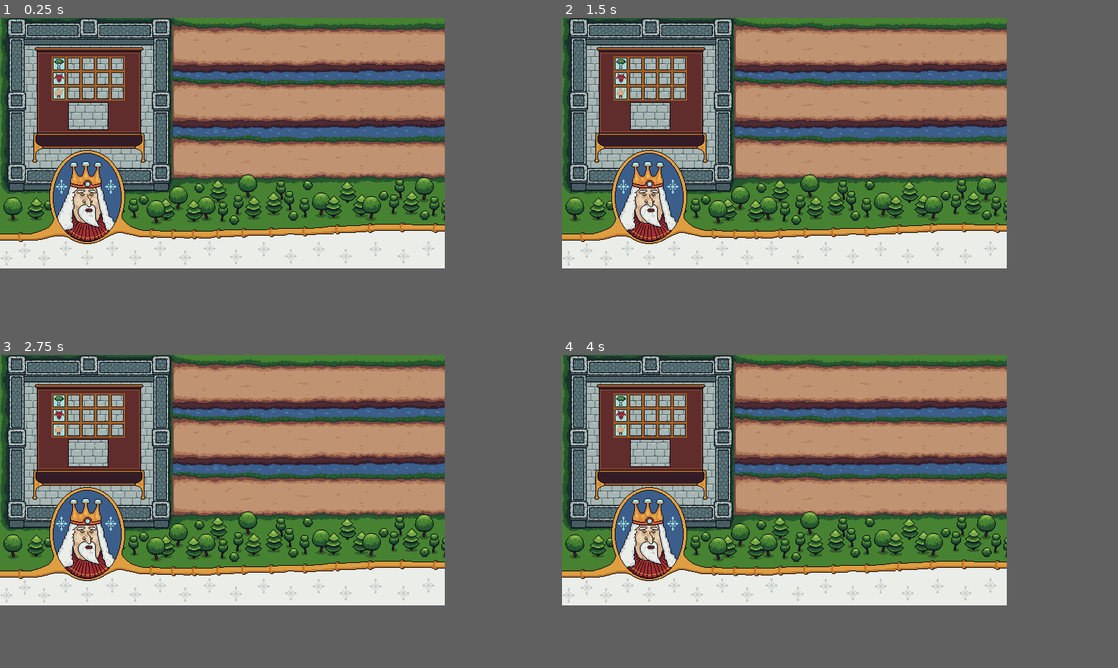
Above: before the commit, frames 1-4 (two rows, left to right).
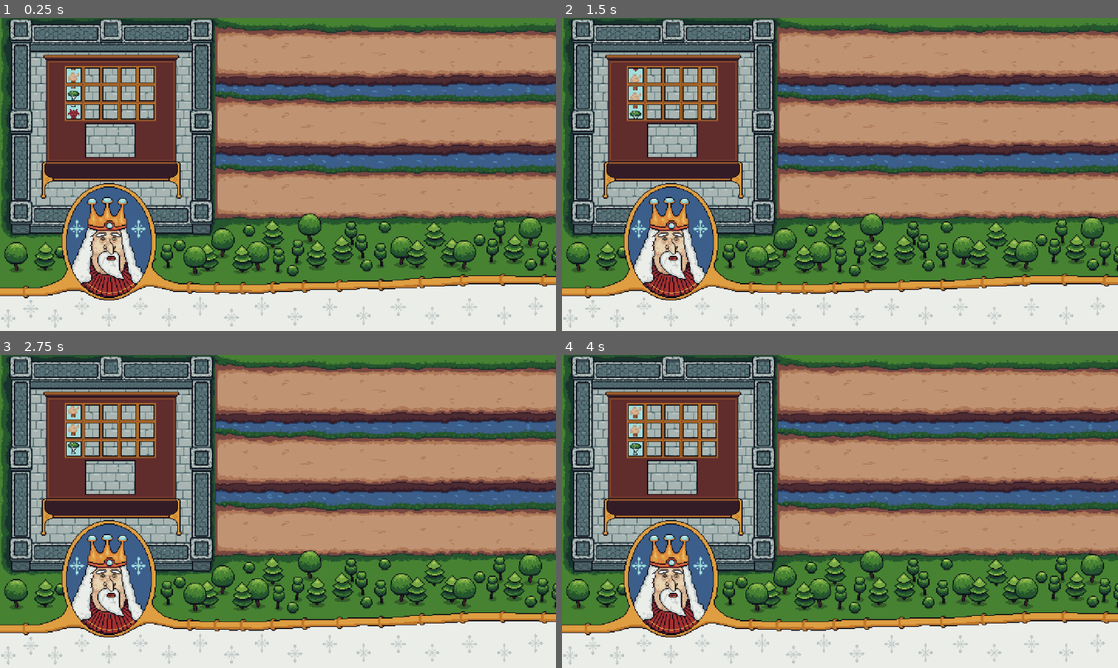
Above: after the commit, the same moments.

Repository: Bineev/slots-and-kings
Game: Godot game, scene res://scenes/level.tscn
Two runs of this game, one before a commit and one after it. Both use one fixed random seed, a clock stepped at 60 frames per second and the inputs below.
Inputs:
- Up to frame 1 (0.25 s): no input
- Up to frame 2 (1.5 s): no input
- Up to frame 3 (2.75 s): no input
- Up to frame 4 (4 s): tap Enter at 3.5 s
In our replay, the window is 640x360 before the commit and 800x450 after it. These sizes can differ from the game's own. Grey fills any space a smaller window leaves; there, only what the larger window draws over its background counts as a difference.

The runs differ from the first frame. In frame 1, 77% of the frame differs, in the area x 0-100%, y 0-99%; in frame 2, 77%; in frame 3, 77%; in frame 4, 77%.

Commit message:
Add spin

Diff:
--- a/project.godot
+++ b/project.godot
@@ -23,6 +23,8 @@
 
 window/size/viewport_width=640
 window/size/viewport_height=360
+window/size/window_width_override=1280
+window/size/window_height_override=720
 window/stretch/mode="canvas_items"
 window/stretch/aspect="expand"
 
--- /dev/null
+++ b/resources/spin_curve.tres
@@ -0,0 +1,5 @@
+[gd_resource type="Curve" format=3 uid="uid://b70di0nuxxfjy"]
+
+[resource]
+_data = [Vector2(0, 0), 0.0, 0.0, 0, 0, Vector2(1e-05, 0), 0.0, 0.0, 0, 0, Vector2(0.069892466, 0.22471917), 0.0, 0.0, 0, 0, Vector2(0.12903225, 0.57303375), 0.0, 0.0, 0, 0, Vector2(0.27419356, 0.8876405), 0.0, 0.0, 0, 0, Vector2(0.38172042, 1), 0.26123586, 0.26123586, 0, 0, Vector2(0.5913978, 1), -0.67780113, -0.67780113, 0, 0, Vector2(0.79569894, 0.15730345), -0.67921394, -0.67921394, 0, 0, Vector2(0.9301075, 0.011235952), 0.0, 0.0, 0, 0, Vector2(0.99998, 0), 0.0, 0.0, 0, 0, Vector2(0.99999, 0), 1.2809755, 1.2809755, 0, 0, Vector2(1, 0), 0.0, 0.0, 0, 0]
+point_count = 12
--- a/scenes/slot_column.gd
+++ b/scenes/slot_column.gd
@@ -5,6 +5,7 @@
 
 @export var slot_type : DataManager.SlotType
 @export var deck_scene : PackedScene
+@export var spin_curve : Curve
 
 var deck : Deck
 
@@ -15,6 +16,7 @@
 
 func _ready() -> void:
 	initialize_deck()
+	SignalManager.spin_columns.connect(spin_carousels)
 
 
 func initialize_deck():
@@ -23,12 +25,19 @@
 	initialize_carousels()
 
 func initialize_carousels():
+	slot_carousel_top.spin_curve = spin_curve
+	slot_carousel_mid.spin_curve = spin_curve
+	slot_carousel_bot.spin_curve = spin_curve
 	slot_carousel_top.initialize(deck.get_copy_slots())
 	slot_carousel_mid.initialize(deck.get_copy_slots())
 	slot_carousel_bot.initialize(deck.get_copy_slots())
 
 
 func spin_carousels():
+	var new_spin_time : float = get_random_spin_time()
+	slot_carousel_top.spin_time = new_spin_time
+	slot_carousel_mid.spin_time = new_spin_time
+	slot_carousel_bot.spin_time = new_spin_time
 	slot_carousel_top.spin()
 	slot_carousel_mid.spin()
 	slot_carousel_bot.spin()
@@ -38,3 +47,6 @@
 	slot_carousel_top.stop_spin()
 	slot_carousel_mid.stop_spin()
 	slot_carousel_bot.stop_spin()
+
+func get_random_spin_time():
+	return randf_range(DataManager.min_spin_time, DataManager.max_spin_time)
--- a/scenes/slot_column.tscn
+++ b/scenes/slot_column.tscn
@@ -14,7 +14,9 @@
 
 [node name="SlotCarouselTop" parent="Mask" instance=ExtResource("1_4yr2j")]
 unique_name_in_owner = true
-initial_indexes = Vector2(1, 0)
+position = Vector2(0, -16)
+carousel_type = null
+initial_indexes = Vector2(0, 1)
 
 [node name="Mask2" type="Sprite2D" parent="."]
 clip_children = 1
@@ -24,8 +26,9 @@
 
 [node name="SlotCarouselMid" parent="Mask2" instance=ExtResource("1_4yr2j")]
 unique_name_in_owner = true
+position = Vector2(0, -16)
 carousel_type = 1
-initial_indexes = Vector2(2, 1)
+initial_indexes = Vector2(1, 2)
 
 [node name="Mask3" type="Sprite2D" parent="."]
 clip_children = 1
@@ -35,5 +38,6 @@
 
 [node name="SlotCarouselBot" parent="Mask3" instance=ExtResource("1_4yr2j")]
 unique_name_in_owner = true
+position = Vector2(0, -16)
 carousel_type = 2
-initial_indexes = Vector2(3, 2)
+initial_indexes = Vector2(2, 3)
--- a/scenes/slot_column_percs.tscn
+++ b/scenes/slot_column_percs.tscn
@@ -1,8 +1,13 @@
-[gd_scene load_steps=3 format=3 uid="uid://d1lnvk7s4sqmq"]
+[gd_scene load_steps=4 format=3 uid="uid://d1lnvk7s4sqmq"]
 
 [ext_resource type="PackedScene" uid="uid://cpv4b801ai6h7" path="res://scenes/slot_column.tscn" id="1_ihb4b"]
 [ext_resource type="PackedScene" uid="uid://b7gfb0ywgpsf1" path="res://scenes/deck_percs.tscn" id="2_im4o3"]
+[ext_resource type="Curve" uid="uid://b70di0nuxxfjy" path="res://resources/spin_curve.tres" id="3_45qru"]
 
 [node name="SlotColumnPercs" instance=ExtResource("1_ihb4b")]
 slot_type = 2
 deck_scene = ExtResource("2_im4o3")
+spin_curve = ExtResource("3_45qru")
+
+[node name="SlotCarouselTop" parent="Mask" index="0"]
+carousel_type = 0
--- /dev/null
+++ b/scenes/slot_machine.gd
@@ -0,0 +1,11 @@
+extends Node2D
+
+class_name SlotMachine
+
+
+func _ready() -> void:
+	spin_columns()
+
+
+func spin_columns():
+	SignalManager.spin_columns.emit()
--- a/scenes/slot_machine.tscn
+++ b/scenes/slot_machine.tscn
@@ -1,6 +1,7 @@
-[gd_scene load_steps=3 format=3 uid="uid://dwrt5w7q3wbfy"]
+[gd_scene load_steps=4 format=3 uid="uid://dwrt5w7q3wbfy"]
 
 [ext_resource type="Texture2D" uid="uid://fns4xm0r5vtw" path="res://img/slot-machine.png" id="1_xixe3"]
+[ext_resource type="Script" uid="uid://bno6cf315is3a" path="res://scenes/slot_machine.gd" id="1_xjw1r"]
 
 [sub_resource type="SpriteFrames" id="SpriteFrames_xjw1r"]
 animations = [{
@@ -14,6 +15,7 @@
 }]
 
 [node name="SlotMachine" type="Node2D"]
+script = ExtResource("1_xjw1r")
 
 [node name="AnimatedSprite2D" type="AnimatedSprite2D" parent="."]
 sprite_frames = SubResource("SpriteFrames_xjw1r")
--- a/scripts/global/data_manager.gd
+++ b/scripts/global/data_manager.gd
@@ -9,3 +9,11 @@
 }
 
 var slot_size : Vector2 = Vector2(16, 16)
+
+var started_indexes : Vector2 = Vector2(1, 0)
+
+var min_spin_time : float = 2
+
+var max_spin_time : float = 3
+
+var default_spin_speed : float = 0.1
--- a/scripts/global/signal_manager.gd
+++ b/scripts/global/signal_manager.gd
@@ -1 +1,3 @@
 extends Node
+
+signal spin_columns
--- a/scripts/other/slot_carousel.gd
+++ b/scripts/other/slot_carousel.gd
@@ -4,16 +4,32 @@
 
 
 @export var carousel_type : DataManager.CarouselType
-@export var spin_speed : float = DataManager.slot_size.y
 @export var initial_indexes : Vector2
 
+var spin_curve : Curve
+var spin_progress : float = 0
 var slots : Array[Slot]
 var deck : Array[Slot]
 var is_stopped : bool = true
+var spin_speed : float
+var spin_time : float
+
+func _ready() -> void:
+	spin_speed = DataManager.default_spin_speed
+
 
 func _process(delta: float) -> void:
 	if not is_stopped:
-		spin_slots(delta)
+		spin_progress += delta / spin_time
+		if spin_progress >= 1:
+			is_stopped = true
+			spin_speed = DataManager.default_spin_speed
+			spin_progress = 0
+			after_spin()
+		else:
+			var curved_value = spin_curve.sample(spin_progress)
+			spin_speed = DataManager.default_spin_speed + DataManager.default_spin_speed * curved_value * 70
+			spin_slots()
 
 
 func initialize(copy_deck: Array[Slot]):
@@ -42,12 +58,44 @@
 	slots[1].position = Vector2(0, DataManager.slot_size.y)
 
 
-func spin_slots(delta: float):
+func spin_slots():
 	for slot in slots:
-		slot.position.y += (DataManager.slot_size.y * spin_speed * delta)
-		if slot.position.y > DataManager.slot_size.y:
-			remove_child(slot)
-			slots.erase(slot)
-			initial_indexes += Vector2.ONE
-			slots.push_front(deck[initial_indexes.x])
-			break
+		slot.position.y += spin_speed
+	if slots[0].position.y > DataManager.slot_size.y:
+		remove_child(slots[1])
+		slots.erase(slots[1])
+		initial_indexes -= Vector2.ONE
+		if initial_indexes.x < 0:
+			initial_indexes = Vector2(deck.size() - 1, 0)
+		if initial_indexes.y < 0:
+			initial_indexes = Vector2(deck.size() - 2, deck.size() - 1)
+		slots.push_front(deck[initial_indexes.x])
+		add_child(slots[0])
+		slots[0].initialize()
+		slots[0].position.y = slots[1].position.y - DataManager.slot_size.y
+
+
+func set_default_position_for_slots():
+	slots[0].position = Vector2.ZERO
+	slots[1].position = Vector2(0, DataManager.slot_size.y)
+
+
+func set_new_position_for_slots():
+	remove_child(slots[1])
+	slots.erase(slots[1])
+	initial_indexes -= Vector2.ONE
+	if initial_indexes.x < 0:
+		initial_indexes = Vector2(deck.size() - 1, 0)
+	if initial_indexes.y < 0:
+		initial_indexes = Vector2(deck.size() - 2, deck.size() - 1)
+	slots.push_front(deck[initial_indexes.x])
+	add_child(slots[0])
+	slots[0].initialize()
+	set_default_position_for_slots()
+
+func after_spin():
+	var tween = get_tree().create_tween()
+	if slots[0].position.y < DataManager.slot_size.y / 2:
+		tween.tween_callback(set_default_position_for_slots).set_delay(0.5)
+	else:
+		tween.tween_callback(set_new_position_for_slots).set_delay(0.5)
Not shown, changed: IDEAS.txt
Not shown, added: scenes/slot_machine.gd.uid
